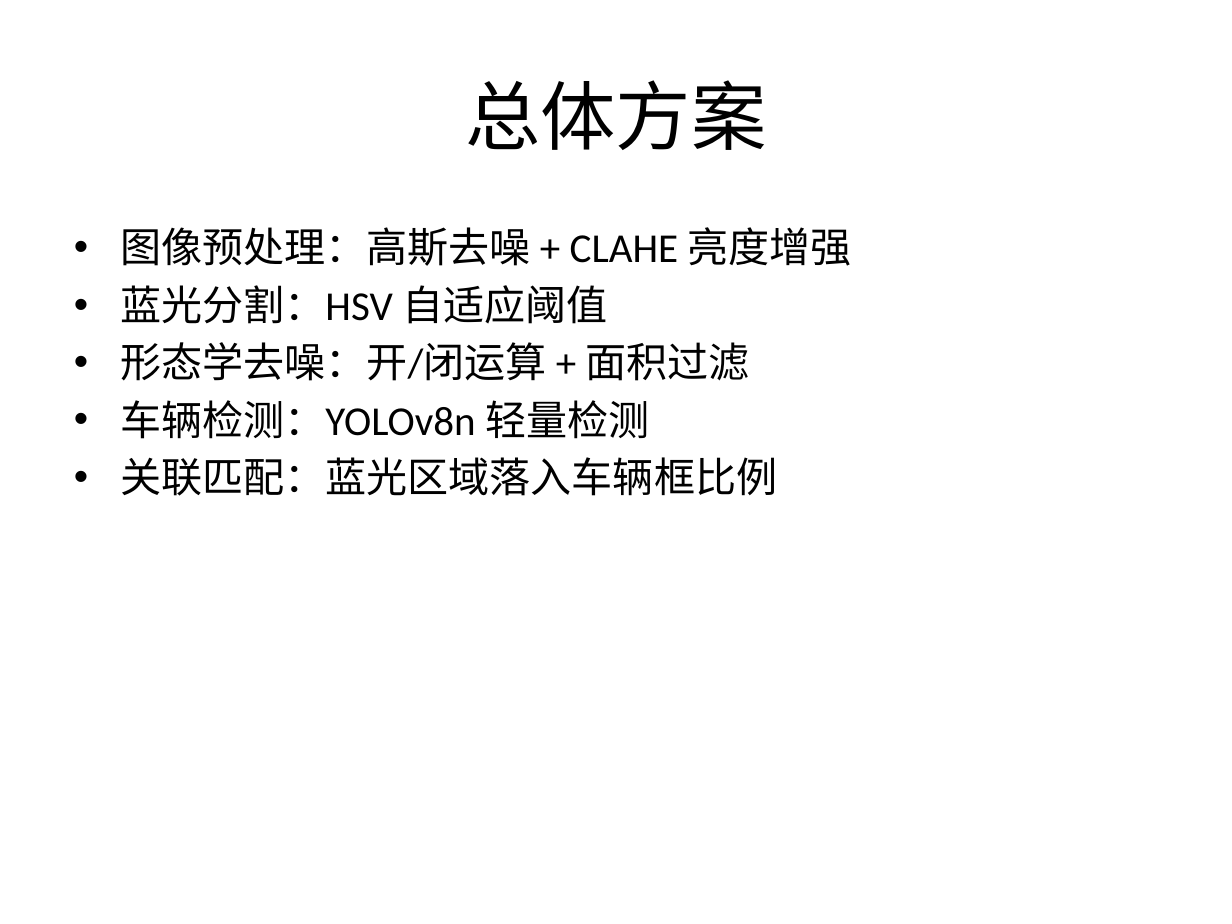
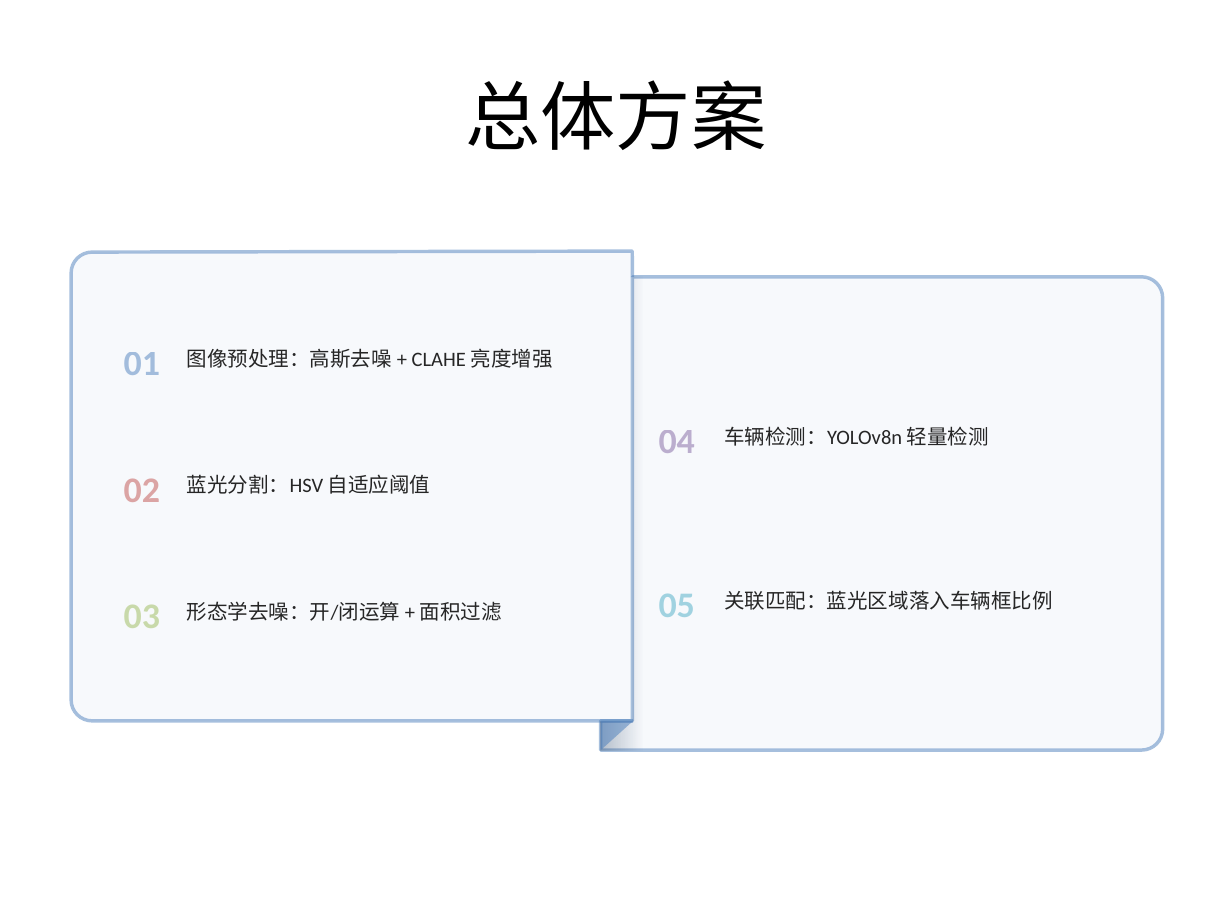
Before and after one commit to szl97/DAA, a slide deck: slide 3 of blue-light-detection/解题ppt.pptx. Drawn at 1232x924 pixels with LibreOffice and Linux fonts; fonts in the diff are those of the drawing. Boxes give left, top, right and bottom in pixels: in the first picture for what was removed or moved away, otherwise in the second. Text is boxed around its words. In the diff, an @@ line names an element or a change of style, - is before the commit and + after.

```diff
--- a/blue-light-detection/解题ppt.pptx
+++ b/blue-light-detection/解题ppt.pptx
@@ text removed at box(120, 227, 852, 496) @@
-• 图像预处理：高斯去噪 + CLAHE 亮度增强
-• 蓝光分割：HSV 自适应阈值
-• 形态学去噪：开/闭运算 + 面积过滤
-• 车辆检测：YOLOv8n 轻量检测
-• 关联匹配：蓝光区域落入车辆框比例
@@ freeform shape added at box(71, 251, 633, 720), fill #B9CDE5 at 10% opacity, outline #4F81BD 2 pt @@
@@ freeform shape added at box(601, 277, 1163, 750), fill #B9CDE5 at 10% opacity, outline #4F81BD 2 pt @@
@@ freeform shape added at box(601, 277, 652, 750), fill gradient #254061 @@
@@ text added at box(124, 352, 160, 375), 21 pt, text #4F81BD at 50% opacity, bold @@
+01
@@ text added at box(187, 348, 553, 368), 12 pt, text #262626 @@
+图像预处理：高斯去噪 + CLAHE 亮度增强
@@ text added at box(659, 430, 695, 453), 21 pt, text #8064A2 at 50% opacity, bold @@
+04
@@ text added at box(724, 426, 989, 446), 12 pt, text #262626 @@
+车辆检测：YOLOv8n 轻量检测
@@ text added at box(124, 478, 160, 502), 21 pt, text #C0504D at 50% opacity, bold @@
+02
@@ text added at box(187, 474, 431, 494), 12 pt, text #262626 @@
+蓝光分割：HSV 自适应阈值
@@ text added at box(659, 593, 695, 617), 21 pt, text #4BACC6 at 50% opacity, bold @@
+05
@@ text added at box(724, 590, 1052, 610), 12 pt, text #262626 @@
+关联匹配：蓝光区域落入车辆框比例
@@ text added at box(124, 604, 160, 628), 21 pt, text #9BBB59 at 50% opacity, bold @@
+03
@@ text added at box(187, 601, 502, 621), 12 pt, text #262626 @@
+形态学去噪：开/闭运算 + 面积过滤
@@ right triangle added at box(601, 721, 634, 750), fill #4F81BD at 53% opacity @@
```
Also in this commit, not shown: 6 other slides changed, 1 slide added.
